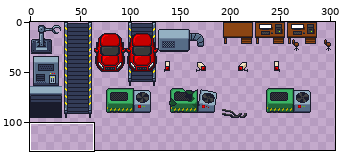
Edited in one commit: sprite sheet (Eco Warrior/Assets/Sprites/CarFactory/car_factory.png). The picture above shows the old version from afar; the outline marks the close-up.
Close-up. The starting point:
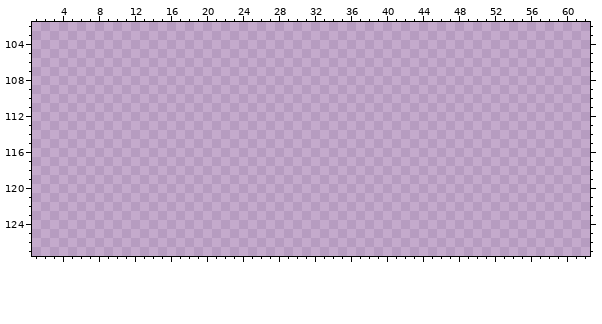
The file is 320x320 pixels. Shown: x 1..62, y 102..127. The wide view leaves out empty margins.
Palette (. is transparent): 
Now the later version:
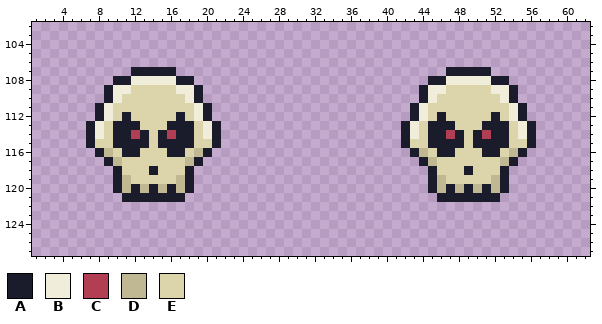
Colours new in this view: A #1a1c2c  B #f0eddb  C #b13e53  D #bfb893  E #dcd4aa
Edits made:
y 107: x 12..16 ..... -> AAAAA; x 47..51 ..... -> AAAAA
y 108: x 10..18 ......... -> AABBBBBAA; x 45..53 ......... -> AABBBBBAA
y 109: x 9..19 ........... -> ABBEEEEEBBA; x 44..54 ........... -> ABBEEEEEBBA
y 110: x 9..19 ........... -> ABEEEEEEEBA; x 44..54 ........... -> ABEEEEEEEBA
y 111: x 8..20 ............. -> ABEEEEEEEEEBA; x 43..55 ............. -> ABEEEEEEEEEBA
y 112: x 8..20 ............. -> ABEAEEEEEAEBA; x 43..55 ............. -> ABEAEEEEEAEBA
y 113: x 7..21 ............... -> ABEAAAEEEAAAEBA; x 42..56 ............... -> ABEAAAEEEAAAEBA
y 114: x 7..21 ............... -> ABEAACAEACAAEBA; x 42..56 ............... -> ABEAACAEACAAEBA
y 115: x 7..21 ............... -> AEEAAAAEAAAAEEA; x 42..56 ............... -> AEEAAAAEAAAAEEA
y 116: x 8..20 ............. -> ADEAAEEEAAEDA; x 43..55 ............. -> ADEAAEEEAAEDA
y 117: x 9..19 ........... -> ADEEEEEEEDA; x 44..54 ........... -> ADEEEEEEEDA
y 118: x 10..18 ......... -> AEEEAEEEA; x 45..53 ......... -> AEEEAEEEA
y 119: x 10..18 ......... -> ADEEEEEDA; x 45..53 ......... -> ADEEEEEDA
y 120: x 10..18 ......... -> ADADADADA; x 45..53 ......... -> ADADADADA
y 121: x 11..17 ....... -> AAAAAAA; x 46..52 ....... -> AAAAAAA
Where, in picture pixels (left, top, right, bottom), the same in both close-ups:
added: (86, 67, 221, 202)
added: (401, 67, 536, 202)
